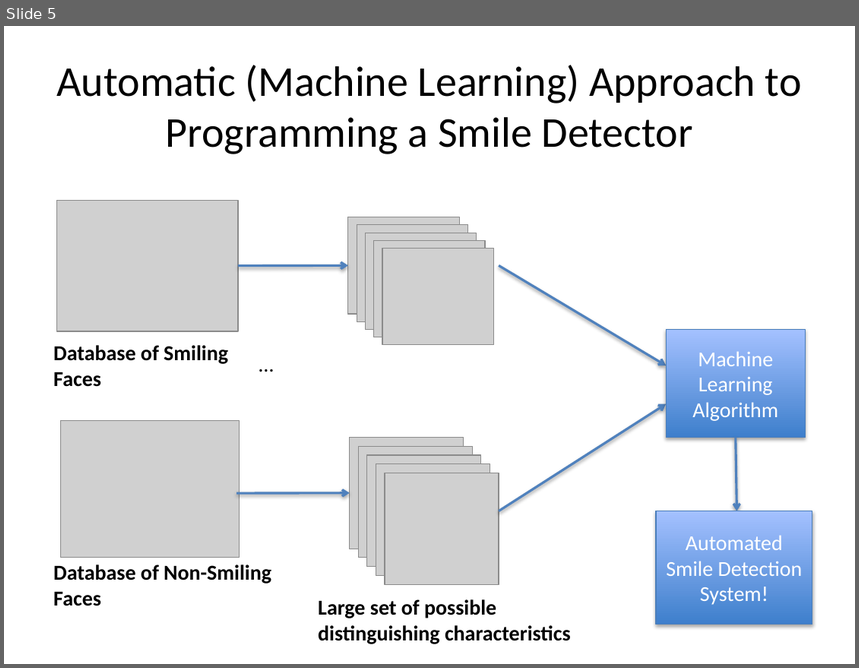
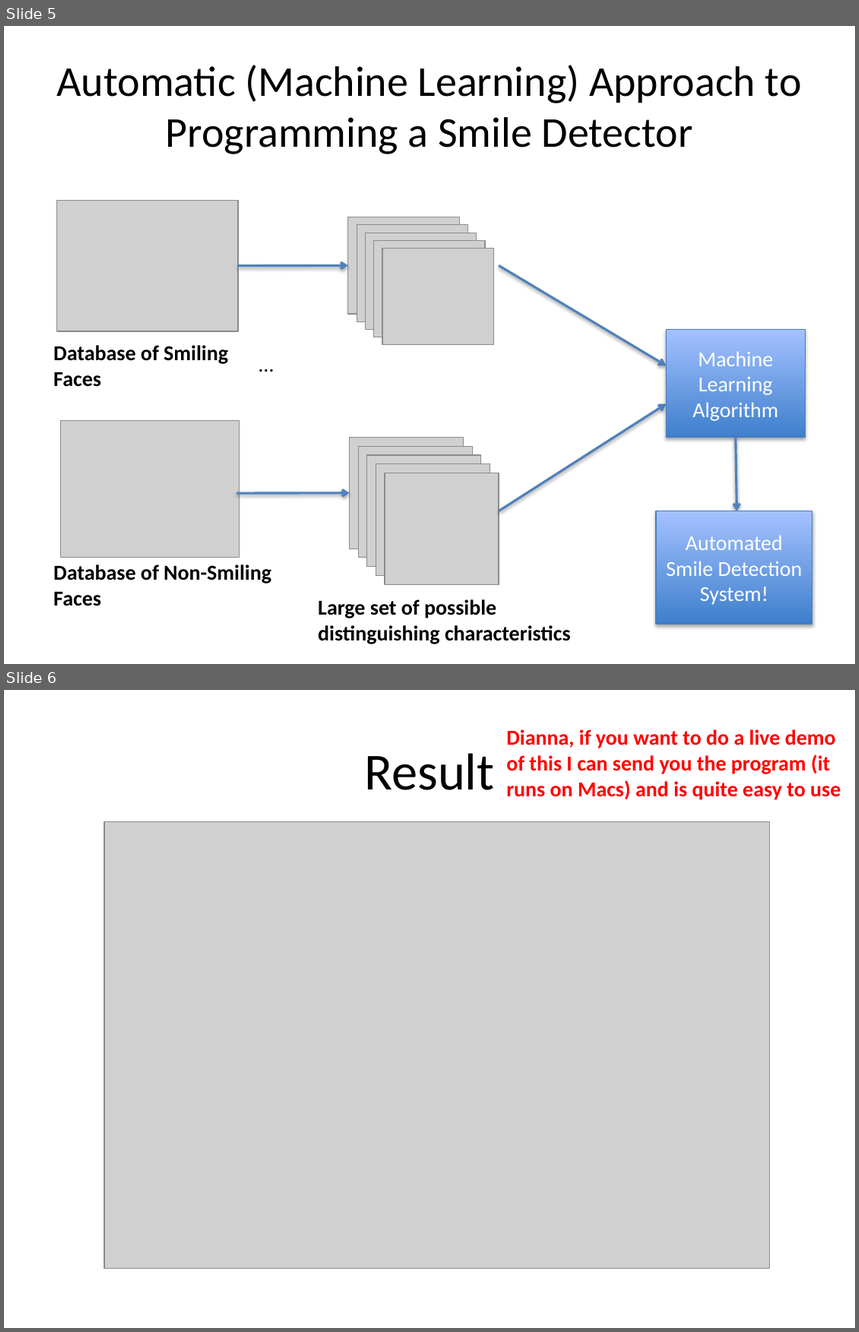
Before and after one commit to paulruvolo/DataScienceMaterials, a slide deck: machine_learning_lecture_1/slides_ml_01.pptx. Shown one above the other, each under a label of ours: slide 5 before the commit, slides 5 and 6 after it. The pictures are 859x668 and 859x1332 pixels, drawn with LibreOffice and Linux fonts; fonts in the diff are those of the drawing; grey boxes stand for pictures. Boxes give left, top, right and bottom in pixels: in the first picture for what was removed or moved away, otherwise in the second. Text is boxed around its words. In the diff, an @@ line names an element or a change of style, - is before the commit and + after.

```diff
--- a/machine_learning_lecture_1/slides_ml_01.pptx
+++ b/machine_learning_lecture_1/slides_ml_01.pptx
@@ slide 6 added at [4, 690, 855, 1328], background #FFFFFF @@
@@ text added at [506, 730, 841, 800], 18 pt, text #FF0000, bold @@
+Dianna, if you want to do a live demo of this I can send you the program (it runs on Macs) and is quite easy to use
@@ title added at [364, 753, 494, 790], 44 pt, text #000000 @@
+Result
@@ picture added at [104, 822, 770, 1269] @@
```
Also in this commit, not shown: 7 slides changed, 2 other slides added, 1 slide removed.
